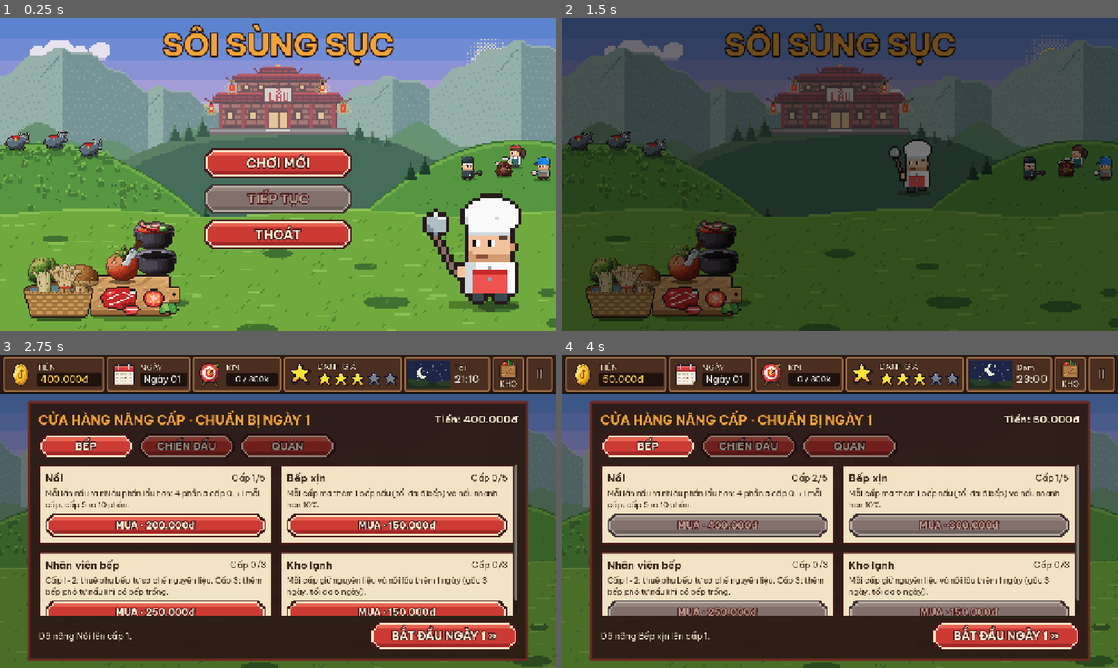
Above: before the commit, frames 1-4 (two rows, left to right).
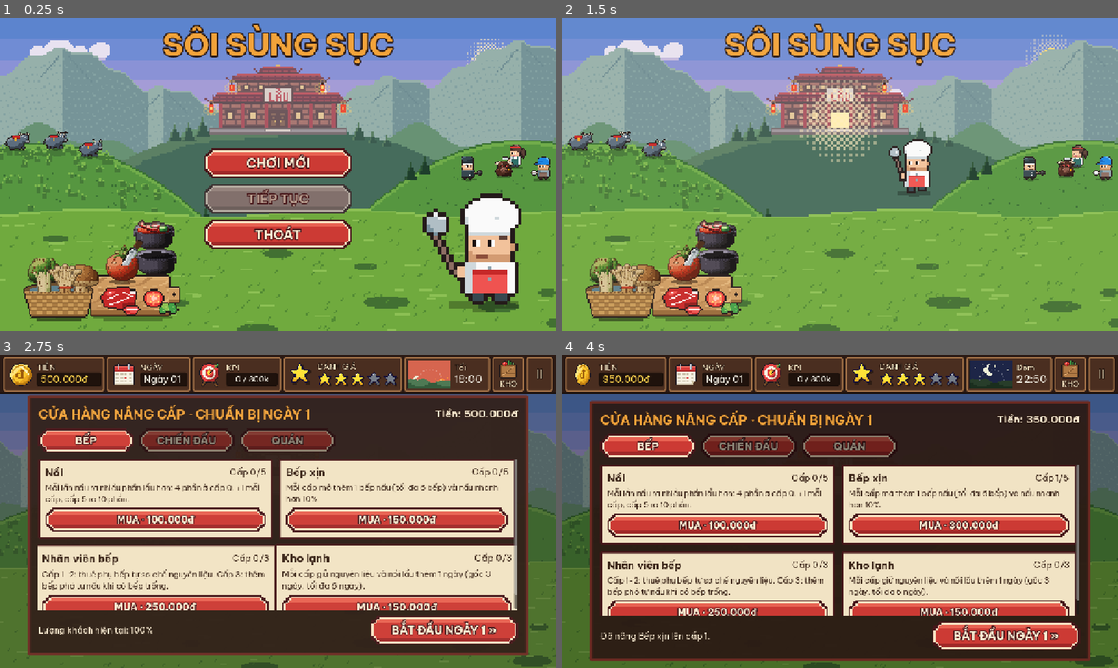
Above: after the commit, the same moments.

Repository: Znoywho/HotPot_SUNSUT
Game: Godot game, scene res://scenes/main_menu/main_menu.tscn
Same seed, same stepped clock (60 frames per second), same inputs: the game is played once before the commit and once after it.
Inputs (mouse positions are in pixels of both pictures, inside the frame that each line leads up to):
- Up to frame 1 (0.25 s): no input
- Up to frame 2 (1.5 s): click "CHƠI MỚI" at 0.5 s; move the mouse to (962, 158) at 1.27 s; click (962, 158) at 1.42 s
- Up to frame 3 (2.75 s): click (155, 524) at 2 s, where only the run before the commit has a clickable "MUA · 100.000đ"
- Up to frame 4 (4 s): click (717, 524) at 2.75 s, where only the run before the commit has a clickable "MUA · 200.000đ"; click "MUA · 150.000đ" at 3.5 s

The runs differ from the first frame. In frame 1, 0.2% of the frame differs, in the area x 48-52%, y 30-36%; in frame 2, 100%, in the area x 0-100%, y 0-100%; in frame 3, 35%; in frame 4, 9.6%.

Commit message:
Cửa quán mở toả sáng khi vào game, ánh sáng tràn màn; cửa hàng: bảng rơi xuống có nảy, thẻ nảy ra lần lượt

Diff:
--- a/scenes/main_menu/main_menu.gd
+++ b/scenes/main_menu/main_menu.gd
@@ -11,7 +11,8 @@
 const BUFFALO := preload("res://assets/sprites/characters/mount_buffalo.png") ## Trâu (thú cưỡi) có sẵn, nhìn sang phải.
 const LAND_SIZE := Vector2(432, 180) ## Cỡ ảnh phong cảnh (điểm ảnh, rộng hơn 16:9 cho màn điện thoại); toạ độ nhân vật trên đồi tính theo ảnh này.
 const SUN := preload("res://assets/sprites/scenery/sun.png")
-const SUN_GLOW := preload("res://assets/sprites/scenery/sun_glow.png")
+const SUN_GLOW := preload("res://assets/sprites/scenery/sun_glow.png") ## Dùng cho cả quầng sáng mặt trời và ánh sáng từ cửa quán.
+const DOOR_LEAF := preload("res://assets/sprites/scenery/door_leaf.png")
 const CLOUDS: Array[Texture2D] = [
 	preload("res://assets/sprites/scenery/cloud_big.png"),
 	preload("res://assets/sprites/scenery/cloud_small.png"),
@@ -39,8 +40,13 @@
 const BOLD_FONT := preload("res://assets/fonts/BeVietnamPro-Bold.ttf")
 const RESTAURANT_DOOR := Vector2(216, 66) ## Cửa quán trên đỉnh núi (điểm ảnh phong cảnh): đầu bếp chạy về đây khi vào game.
 const CHEF_FAR_SCALE := 0.25 ## Chạy tới cửa quán thì đầu bếp nhỏ còn chừng này (đi xa dần).
-const FADE_DELAY := 0.5 ## Đầu bếp chạy được chừng này giây thì màn bắt đầu tối dần.
+const DOOR_LEFT_LEAF := Vector2(211, 54) ## Góc trái trên cánh cửa trái (điểm ảnh phong cảnh), cánh phải nằm ngay bên phải.
+const DOOR_OPEN_AT := 0.6 ## Đầu bếp chạy được chừng này giây thì cửa quán mở.
+const DOOR_OPEN_SECONDS := 0.35
+const DOOR_LIGHT_SCALE := 1.6 ## Quầng sáng từ cửa lớn tới chừng này lần.
+const FADE_DELAY := 0.9 ## Chừng này giây thì ánh sáng tràn ra phủ trắng màn hình.
 const FADE_SECONDS := 0.8
+const FLASH_COLOR := Color("fff4d6") ## Màu ánh sáng tràn màn khi vào quán (cửa hàng tan dần từ màu này).
 
 @export var title_text := "SÔI SÙNG SỤC"
 @export var title_font_size := 72
@@ -69,6 +75,8 @@
 @export var buttons_offset_y := 56.0 ## Hạ cột nút xuống để không che quán trên đỉnh núi.
 
 var chef: KitchenActor
+var _door_leaves: Array[TextureRect] = [] ## [trái, phải]
+var _door_light: TextureRect
 var _buttons: Array[PixelButton] = []
 var _leaving := false ## Đang chạy hiệu ứng vào game: chặn bấm thêm lần nữa.
 var _clouds: Array[TextureRect] = []
@@ -82,6 +90,7 @@
 	_build_sun()
 	_build_clouds()
 	_add_cover_layer(LANDSCAPE)
+	_build_door()
 	_build_buffaloes()
 	_build_clutter()
 	_build_fight()
@@ -122,6 +131,45 @@
 func _land_to_screen(point: Vector2) -> Vector2:
 	var land_scale := _land_scale()
 	return (get_viewport_rect().size - LAND_SIZE * land_scale) / 2.0 + point * land_scale
+
+
+## Hai cánh cửa quán đóng sẵn che ô cửa sáng trên phong cảnh, cùng quầng sáng ẩn sẵn sau cửa
+## (tạo trước đầu bếp để đầu bếp chạy tới thì đứng đè lên ánh sáng).
+func _build_door() -> void:
+	var land_scale := _land_scale()
+	var leaf_size := DOOR_LEAF.get_size() * land_scale
+	for i in 2:
+		var leaf := TextureRect.new()
+		leaf.texture = DOOR_LEAF
+		leaf.flip_h = i == 1 # ảnh là cánh trái, lật ra cánh phải
+		leaf.expand_mode = TextureRect.EXPAND_IGNORE_SIZE
+		leaf.size = leaf_size
+		leaf.position = _land_to_screen(DOOR_LEFT_LEAF) + Vector2(leaf_size.x * i, 0)
+		leaf.pivot_offset = Vector2(leaf_size.x * i, 0) # bản lề ở mép ngoài: cánh trái xoay quanh mép trái
+		leaf.mouse_filter = MOUSE_FILTER_IGNORE
+		add_child(leaf)
+		_door_leaves.append(leaf)
+
+	_door_light = TextureRect.new()
+	_door_light.texture = SUN_GLOW
+	_door_light.expand_mode = TextureRect.EXPAND_IGNORE_SIZE
+	_door_light.size = SUN_GLOW.get_size() * land_scale
+	_door_light.pivot_offset = _door_light.size / 2.0
+	_door_light.position = _land_to_screen(DOOR_LEFT_LEAF) + Vector2(leaf_size.x, leaf_size.y / 2.0) - _door_light.pivot_offset
+	_door_light.scale = Vector2.ZERO
+	_door_light.mouse_filter = MOUSE_FILTER_IGNORE
+	add_child(_door_light)
+
+
+## Mở cửa quán: 2 cánh thu hẹp về phía bản lề (như mở vào trong), ánh sáng từ trong toả ra lớn dần rồi phập phồng.
+func _open_door() -> void:
+	var tween := create_tween().set_parallel(true)
+	for leaf in _door_leaves:
+		tween.tween_property(leaf, "scale:x", 0.0, DOOR_OPEN_SECONDS).set_trans(Tween.TRANS_BACK).set_ease(Tween.EASE_IN)
+	tween.tween_property(_door_light, "scale", Vector2.ONE * DOOR_LIGHT_SCALE, 0.6).set_trans(Tween.TRANS_BACK).set_ease(Tween.EASE_OUT)
+	var pulse := _door_light.create_tween().set_loops()
+	pulse.tween_property(_door_light, "modulate:a", 0.7, 0.25)
+	pulse.tween_property(_door_light, "modulate:a", 1.0, 0.25)
 
 
 ## Trâu gặm cỏ trên đồi trái: đi chậm sang một bên, đứng gặm, quay đầu đi về, lặp mãi.
@@ -331,8 +379,9 @@
 	return button
 
 
-## Hiệu ứng vào game: khoá nút, đầu bếp chạy về cửa quán trên đỉnh núi và nhỏ dần (đi xa),
-## màn tối dần rồi mới gọi start (DayManager.start_new_game / continue_game). Cửa hàng tự sáng dần khi mở.
+## Hiệu ứng vào game: khoá nút, đầu bếp chạy về cửa quán trên đỉnh núi và nhỏ dần (đi xa), cửa quán mở
+## toả sáng, ánh sáng tràn trắng màn rồi mới gọi start (DayManager.start_new_game / continue_game).
+## Cửa hàng mở ra tan dần từ cùng màu sáng đó.
 func _enter_game(start: Callable) -> void:
 	if _leaving:
 		return
@@ -344,7 +393,7 @@
 	list.create_tween().tween_property(list, "modulate:a", 0.0, 0.3) # cột nút mờ dần cho đầu bếp chạy qua
 	for child in get_children():
 		if child is Timer:
-			child.stop() # ngừng đánh quái: hiệu ứng chém/khói tạo sau sẽ nằm đè lên màn tối
+			child.stop() # ngừng đánh quái: hiệu ứng chém/khói tạo sau sẽ nằm đè lên lớp sáng phủ màn
 
 	var door := _land_to_screen(RESTAURANT_DOOR)
 	var run_seconds := absf(door.x - chef.center_x()) / KitchenActor.WALK_SPEED
@@ -353,8 +402,10 @@
 	shrink.tween_property(chef, "scale", Vector2.ONE * CHEF_FAR_SCALE, run_seconds).set_ease(Tween.EASE_IN)
 	shrink.tween_property(chef, "position:y", door.y - KitchenActor.SIZE, run_seconds).set_trans(Tween.TRANS_SINE)
 
+	get_tree().create_timer(DOOR_OPEN_AT).timeout.connect(_open_door)
+
 	var fade := ColorRect.new()
-	fade.color = Color(0, 0, 0, 0)
+	fade.color = Color(FLASH_COLOR, 0.0)
 	fade.mouse_filter = MOUSE_FILTER_STOP
 	fade.set_anchors_and_offsets_preset(PRESET_FULL_RECT)
 	add_child(fade)
--- a/scenes/shop/shop.gd
+++ b/scenes/shop/shop.gd
@@ -24,6 +24,10 @@
 const ACCENT := Color("f2a33a")
 const TAB_DIM := Color(0.55, 0.55, 0.55) ## Tab chưa chọn tối đi.
 const FADE_IN_SECONDS := 0.5
+const FLASH_COLOR := Color("fff4d6") ## Màu ánh sáng khi rời menu (khớp FLASH_COLOR trong main_menu.gd): màn tan dần từ màu này.
+const BOARD_DROP_SECONDS := 0.9 ## Bảng rơi từ trên xuống và nảy khi chạm chỗ.
+const CARD_POP_SECONDS := 0.45
+const CARD_POP_STAGGER := 0.07 ## Thẻ sau nảy ra trễ hơn thẻ trước chừng này giây.
 
 var _tab: UpgradeData.Category = UpgradeData.Category.KITCHEN
 var _tab_buttons := {} ## Category -> PixelButton
@@ -53,10 +57,10 @@
 	_select_tab(_tab)
 
 
-## Màn đen phủ lên rồi tan dần: nối tiếp hiệu ứng tối dần khi rời menu chính.
+## Màn sáng phủ lên rồi tan dần: nối tiếp ánh sáng tràn màn khi rời menu chính.
 func _fade_in() -> void:
 	var fade := ColorRect.new()
-	fade.color = Color.BLACK
+	fade.color = FLASH_COLOR
 	fade.mouse_filter = MOUSE_FILTER_IGNORE
 	fade.set_anchors_and_offsets_preset(PRESET_FULL_RECT)
 	add_child(fade)
@@ -85,6 +89,9 @@
 	for side in ["margin_top", "margin_bottom"]:
 		margin.add_theme_constant_override(side, 16)
 	add_child(margin)
+	margin.position.y = -get_viewport_rect().size.y # bắt đầu trên mép màn, rơi xuống chỗ cũ (y = 0)
+	margin.create_tween().tween_property(margin, "position:y", 0.0, BOARD_DROP_SECONDS) \
+			.set_delay(0.15).set_trans(Tween.TRANS_BOUNCE).set_ease(Tween.EASE_OUT)
 
 	var board := PanelContainer.new()
 	board.add_theme_stylebox_override("panel", _box_style(BOARD_COLOR, BOARD_BORDER, 6, 24))
@@ -144,12 +151,32 @@
 
 
 ## Đổ thẻ cho các nâng cấp thuộc tab đang chọn (bỏ qua nâng cấp tiến hóa chưa mở khóa).
-func _rebuild_cards() -> void:
+## pop_in = thẻ lần lượt nảy ra (mở màn, đổi tab); mua xong thì vẽ lại thẳng, không nảy.
+func _rebuild_cards(pop_in := true) -> void:
 	for child in _cards.get_children():
+		_cards.remove_child(child) # gỡ ngay để lưới xếp lại chỉ với thẻ mới
 		child.queue_free()
+	var new_cards: Array[Control] = []
 	for upgrade in Database.upgrades:
 		if upgrade.category == _tab and not _is_locked(upgrade):
-			_cards.add_child(_make_card(upgrade))
+			var card := _make_card(upgrade)
+			if pop_in:
+				card.modulate.a = 0.0
+			_cards.add_child(card)
+			new_cards.append(card)
+	if not pop_in:
+		return
+	await get_tree().process_frame # chờ lưới xếp chỗ để biết cỡ thẻ (tâm phóng to)
+	for i in new_cards.size():
+		var card := new_cards[i]
+		if not is_instance_valid(card) or card.is_queued_for_deletion():
+			continue # đổi tab nhanh: thẻ cũ đã bị gỡ
+		card.pivot_offset = card.size / 2.0
+		card.scale = Vector2.ONE * 0.6
+		var tween := card.create_tween().set_parallel(true)
+		tween.tween_property(card, "scale", Vector2.ONE, CARD_POP_SECONDS).set_delay(i * CARD_POP_STAGGER) \
+				.set_trans(Tween.TRANS_BACK).set_ease(Tween.EASE_OUT)
+		tween.tween_property(card, "modulate:a", 1.0, 0.2).set_delay(i * CARD_POP_STAGGER)
 
 
 ## Thẻ một nâng cấp: tên + cấp, mô tả, nút mua (MAX hoặc thiếu tiền thì nút xám).
@@ -197,7 +224,7 @@
 	if level + 1 == upgrade.max_level() and upgrade.evolves_into != "":
 		var next := Database.get_upgrade(upgrade.evolves_into)
 		_message.text = "%s đã max cấp! Mở khóa %s." % [upgrade.display_name, next.display_name if next else upgrade.evolves_into]
-	_rebuild_cards()
+	_rebuild_cards(false)
 
 
 ## Nâng cấp mở khóa nhờ tiến hóa (vd Phí phục vụ) chỉ hiện khi nâng cấp gốc đã max cấp.
Binary file added: assets/sprites/scenery/door_leaf.png
Not shown, added: assets/sprites/scenery/door_leaf.png.import
Binary file changed: assets/sprites/scenery/landscape.png
